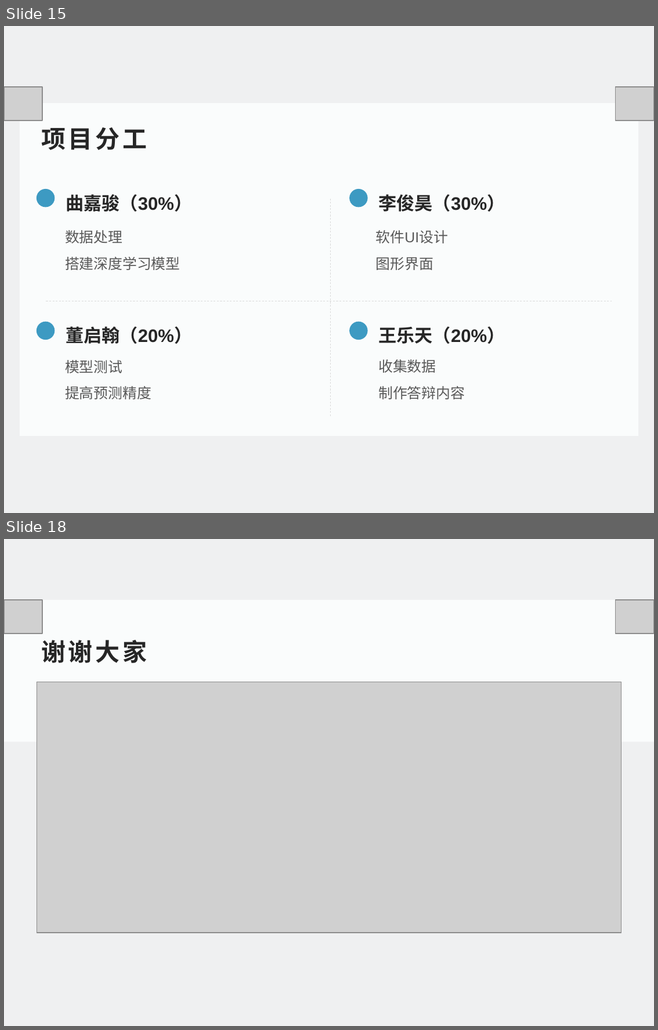
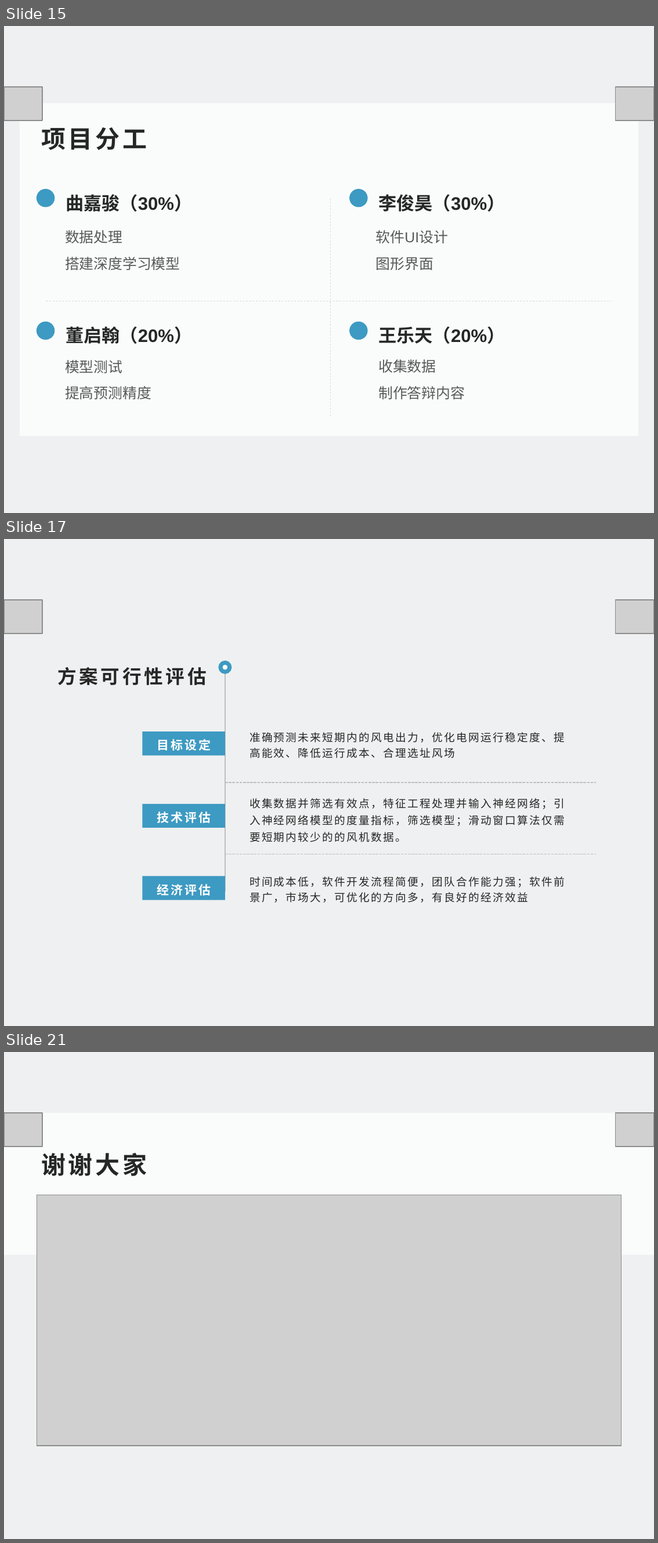
Before and after one commit to FlyBehindRussQ/Presentation, a slide deck: 结题.pptx. Shown one above the other, each under a label of ours: slides 15 and 18 before the commit, slides 15, 17 and 21 after it; the slides between them are not shown. The pictures are 658x1030 and 658x1543 pixels, drawn with LibreOffice and Linux fonts; fonts in the diff are those of the drawing; grey boxes stand for pictures. Boxes give left, top, right and bottom in pixels: in the first picture for what was removed or moved away, otherwise in the second. Text is boxed around its words. In the diff, an @@ line names an element or a change of style, - is before the commit and + after.

```diff
--- a/结题.pptx
+++ b/结题.pptx
@@ slide 17 added at box(4, 539, 654, 1026), background #EFF0F1 @@
@@ picture added at box(4, 600, 42, 634) @@
@@ picture added at box(615, 600, 654, 634) @@
@@ text added at box(57, 667, 206, 685), 21 pt, text #262626, bold @@
+方案可行性评估
@@ ellipse added at box(220, 663, 230, 671), fill #FFFFFF, outline #3D9AC2 4.5 pt @@
@@ line added from (225, 663) to (225, 892), #BFBFBF 1 pt @@
@@ rectangle added at box(143, 732, 225, 756), fill #3D9AC2 @@
@@ text added at box(157, 739, 210, 751), 13.5 pt, text #FFFFFF, bold @@
+目标设定
@@ text added at box(249, 732, 564, 758), 12 pt, text #262626 @@
+准确预测未来短期内的风电出力，优化电网运行稳定度、提高能效、降低运行成本、合理选址风场
@@ line added from (225, 783) to (596, 783), #BFBFBF 1 pt dashed @@
@@ text added at box(249, 798, 564, 842), 12 pt, text #262626 @@
+收集数据并筛选有效点，特征工程处理并输入神经网络；引入神经网络模型的度量指标，筛选模型；滑动窗口算法仅需要短期内较少的的风机数据。
@@ rectangle added at box(143, 804, 225, 828), fill #3D9AC2 @@
@@ text added at box(157, 812, 210, 823), 13.5 pt, text #FFFFFF, bold @@
+技术评估
@@ line added from (225, 854) to (596, 854), #BFBFBF 1 pt dashed @@
@@ rectangle added at box(143, 876, 225, 900), fill #3D9AC2 @@
@@ text added at box(157, 884, 210, 896), 13.5 pt, text #FFFFFF, bold @@
+经济评估
@@ text added at box(249, 877, 564, 903), 12 pt, text #262626 @@
+时间成本低，软件开发流程简便，团队合作能力强；软件前景广，市场大，可优化的方向多，有良好的经济效益
@@ what was slide 18 is now slide 21 @@
```
Also in this commit, not shown: 2 slides changed, 2 other slides added.
